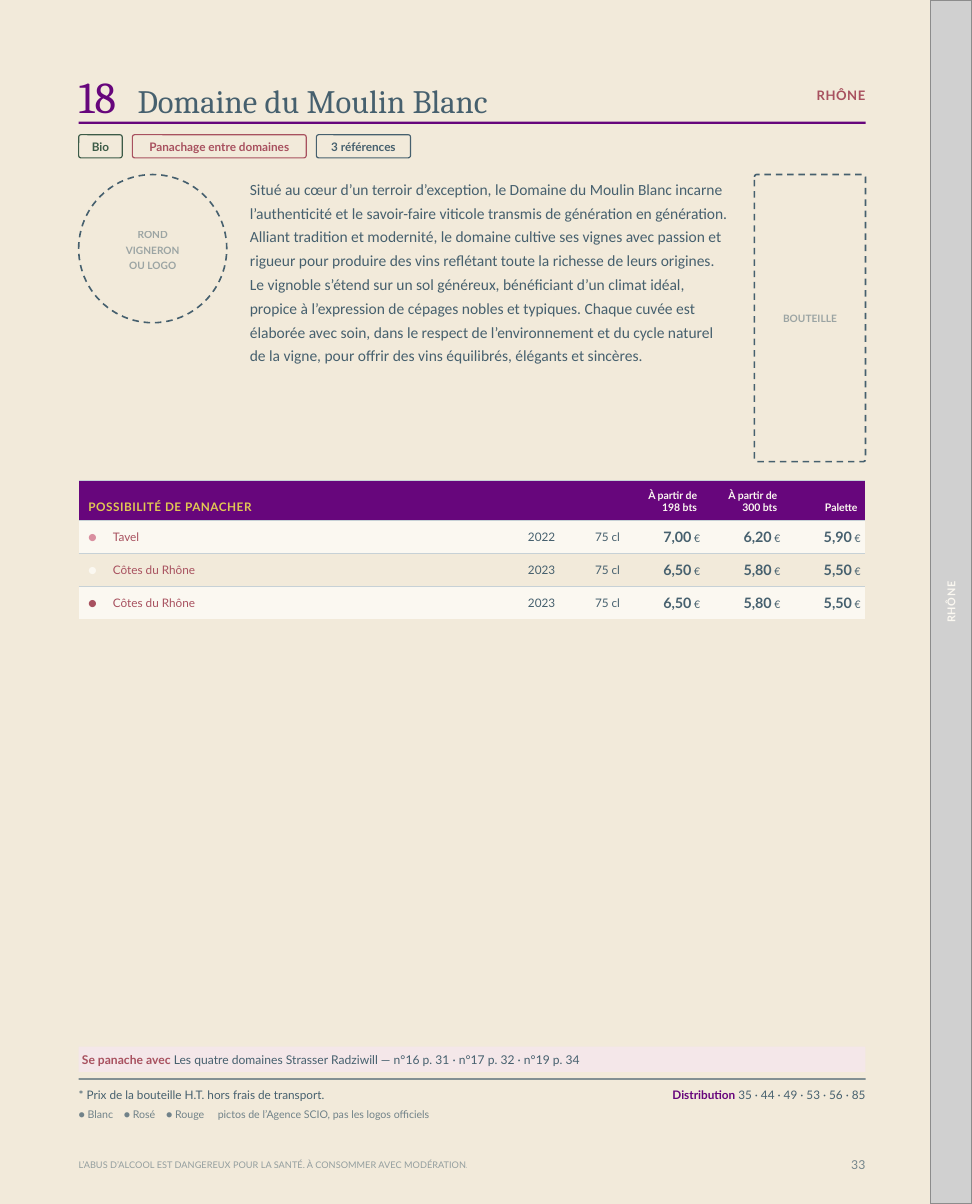
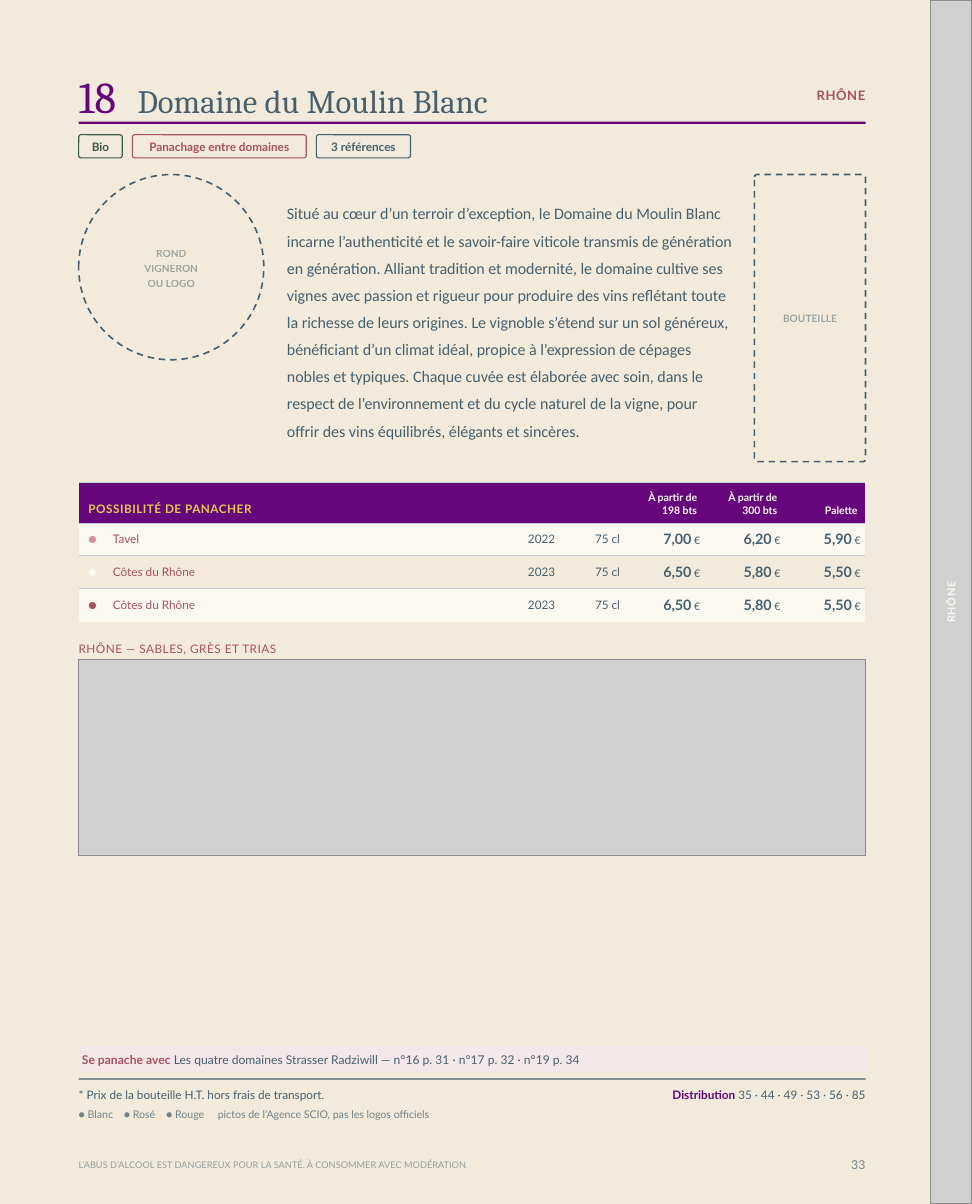
Before and after one commit to paudrysakho-collab/philippe1, a slide deck: slide 33 of dist/catalogue-scio-2026-canva.pptx. Drawn at 972x1204 pixels with LibreOffice and Linux fonts; fonts in the diff are those of the drawing; grey boxes stand for pictures. Boxes give left, top, right and bottom in pixels: in the first picture for what was removed or moved away, otherwise in the second. Text is boxed around its words. In the diff, an @@ line names an element or a change of style, - is before the commit and + after.

```diff
--- a/dist/catalogue-scio-2026-canva.pptx
+++ b/dist/catalogue-scio-2026-canva.pptx
@@ text "ROND" moved from (x1=126, y1=231, x2=180, y2=269) to (x1=144, y1=250, x2=198, y2=287) @@
@@ ellipse resized from (x1=79, y1=174, x2=227, y2=322) to (x1=79, y1=174, x2=263, y2=358) @@
@@ text "Situé au cœur d’un terroir ..." moved from (x1=250, y1=184, x2=727, y2=364) to (x1=287, y1=208, x2=732, y2=440) @@
@@ text "Situé au cœur d’un terroir ..." at (x1=287, y1=208, x2=732, y2=440): size 9.5 to 9.8 pt; line spacing 1.28 to 1.42; vertical alignment top to middle @@
@@ text added at (x1=79, y1=643, x2=276, y2=654), 7.2 pt, text #A8515F @@
+RHÔNE — SABLES, GRÈS ET TRIAS
@@ picture added at (x1=79, y1=659, x2=865, y2=856) @@
```
Also in this commit, not shown: 49 other slides changed, 16 other files.
